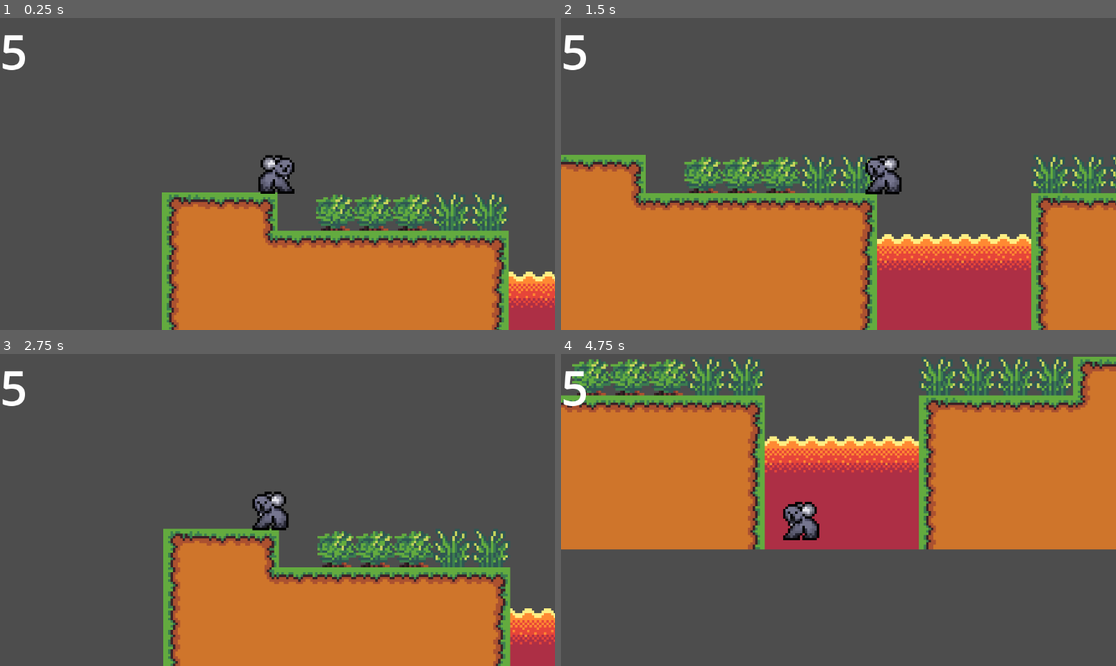
Above: before the commit, frames 1-4 (two rows, left to right).
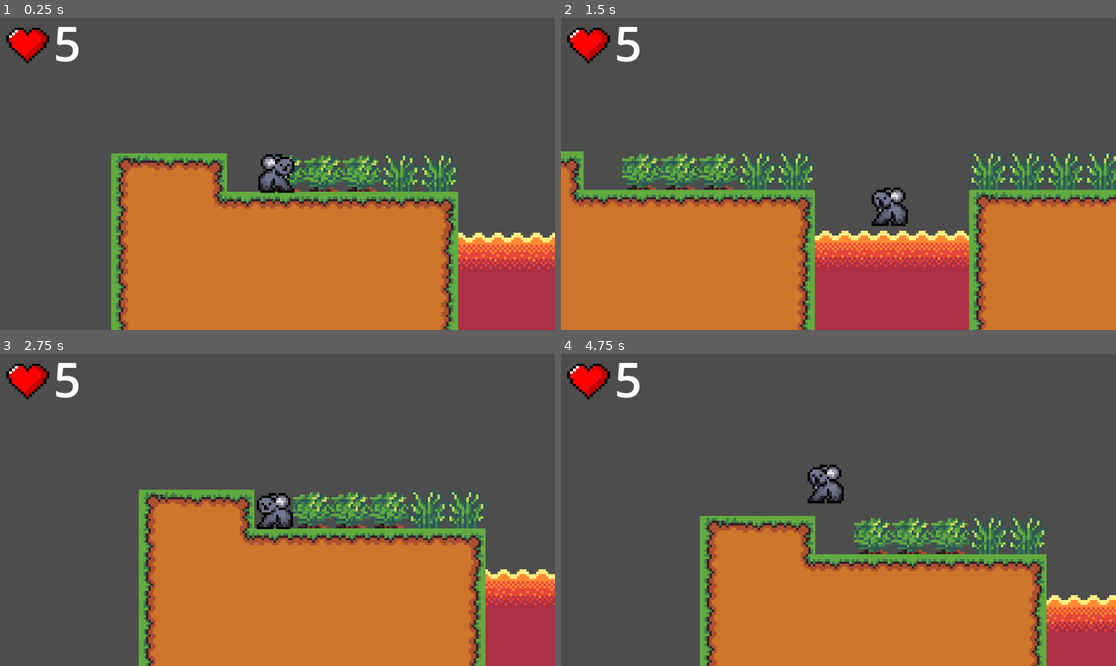
Above: after the commit, the same moments.

Repository: JeremyLikesCats/SuperKoalaRun
Game: Godot game, scene res://Scenes & Scripts/Levels/level_1.tscn
Two runs of this game, one before a commit and one after it. Both use one fixed random seed, a clock stepped at 60 frames per second and the inputs below. This scene is started directly instead of the project's main scene.
Inputs:
- Up to frame 1 (0.25 s): no input
- Up to frame 2 (1.5 s): hold D (Right) from 0.53 s (still down); tap Space (Jump) at 0.77 s
- Up to frame 3 (2.75 s): tap Space (Jump) at 1.52 s; release D (Right) at 2.03 s; hold A (Left) from 2.03 s (still down)
- Up to frame 4 (4.75 s): release A (Left) at 2.78 s; hold D (Right) 2.78-4.28 s; tap Space (Jump) at 3.02, 3.77, 4.52 s; hold A (Left) from 4.28 s (still down)

The runs differ from the first frame. In frame 1, 24% of the frame differs, in the area x 0-100%, y 2-100%; in frame 2, 25%; in frame 3, 22%; in frame 4, 77%, in the area x 0-100%, y 0-100%.

Commit message:
Update level_1.tscn

Diff:
--- a/Scenes & Scripts/Levels/level_1.tscn
+++ b/Scenes & Scripts/Levels/level_1.tscn
@@ -7,6 +7,7 @@
 [ext_resource type="PackedScene" uid="uid://b50i28q4ktvwj" path="res://Scenes & Scripts/Characters/golden_leaf.tscn" id="6_4ago1"]
 [ext_resource type="PackedScene" uid="uid://batssswxc7724" path="res://Scenes & Scripts/Characters/lava_blob.tscn" id="6_fqbi2"]
 [ext_resource type="Script" uid="uid://sg5cge71dgy6" path="res://Scenes & Scripts/Characters/scripts/health.gd" id="7_576p1"]
+[ext_resource type="Texture2D" uid="uid://c42m6jilds3nu" path="res://Assets/Heart.png" id="8_bm7ya"]
 
 [sub_resource type="TileSetAtlasSource" id="TileSetAtlasSource_jlc67"]
 texture = ExtResource("1_s6k22")
@@ -96,7 +97,7 @@
 layer_0/tile_data = PackedInt32Array(65531, 0, 1, 65532, 65536, 1, 65533, 65536, 1, 65534, 65536, 1, 65535, 65536, 1, 0 …(2567 unchanged characters)…
 
 [node name="Player" parent="." instance=ExtResource("2_yahll")]
-position = Vector2(-32, -40)
+position = Vector2(-11, -23)
 
 [node name="Killzone" parent="." instance=ExtResource("4_576p1")]
 damage = 1000
@@ -116,8 +117,15 @@
 [node name="GUI" type="CanvasLayer" parent="."]
 
 [node name="Health" type="Label" parent="GUI"]
-offset_right = 40.0
-offset_bottom = 23.0
+offset_left = 111.0
+offset_top = -17.0
+offset_right = 421.0
+offset_bottom = 120.0
 theme = SubResource("Theme_576p1")
 text = "health"
 script = ExtResource("7_576p1")
+
+[node name="Heart" type="Sprite2D" parent="GUI"]
+position = Vector2(54.5, 51.5)
+scale = Vector2(5.9375, 5.3125)
+texture = ExtResource("8_bm7ya")
Not shown: 1 places in Scenes & Scripts/Levels/level_1.tscn that only renumber resources
